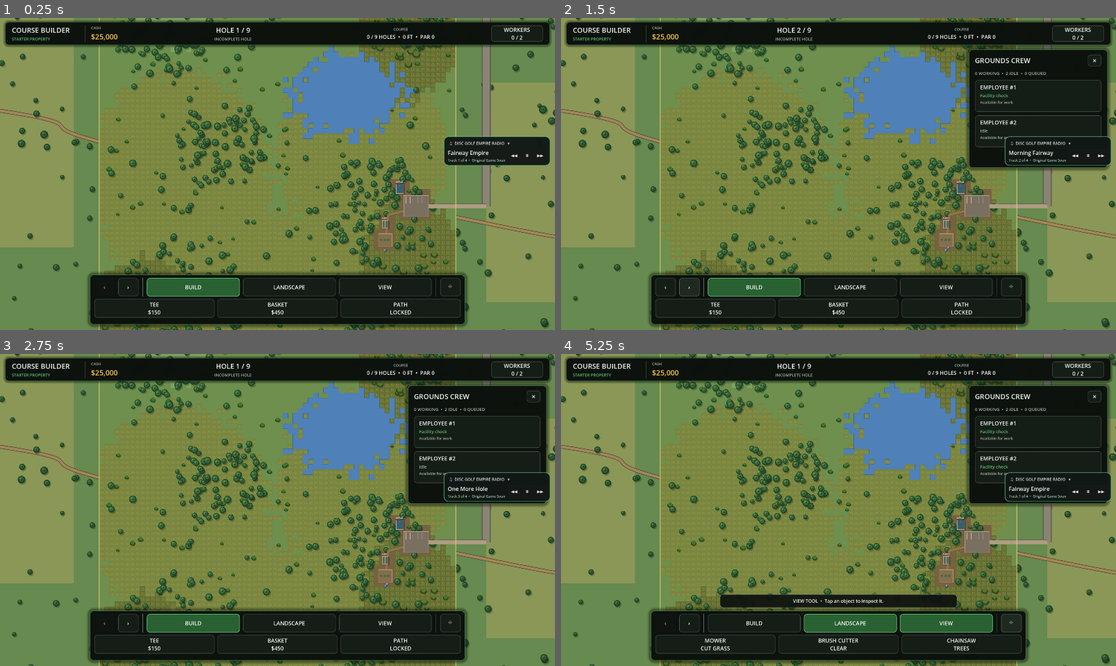
Above: before the commit, frames 1-4 (two rows, left to right).
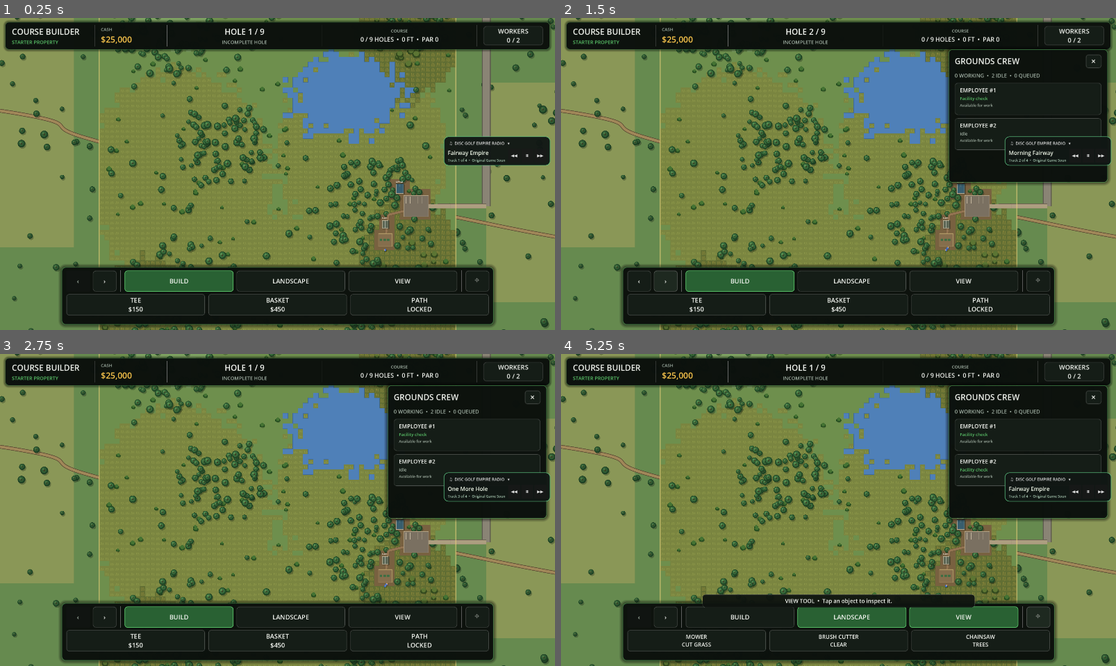
Above: after the commit, the same moments.

Repository: jmessierdg/disc-golf-empire
Game: Godot game, scene res://Main.tscn
Same seed, same stepped clock (60 frames per second), same inputs: the game is played once before the commit and once after it.
Inputs:
- Up to frame 1 (0.25 s): no input
- Up to frame 2 (1.5 s): click "WORKERS 0 / 2" at 0.5 s; click "›" at 1.25 s
- Up to frame 3 (2.75 s): click "‹" at 2 s
- Up to frame 4 (5.25 s): click "BUILD" at 2.75 s; click "LANDSCAPE" at 3.5 s; click "VIEW" at 4.25 s; click "⌖" at 5 s

The runs differ from the first frame. In frame 1, 9.4% of the frame differs, in the area x 0-100%, y 2-100%; in frame 2, 13%; in frame 3, 13%; in frame 4, 14%.

Commit message:
Update course_ui.gd

Diff:
--- a/course_ui.gd
+++ b/course_ui.gd
@@ -5,6 +5,8 @@
 # ==================================================
 # COLORS
 # ==================================================
+
+const UI_SCALE_FACTOR := 1.15
 
 const COLOR_PANEL := Color(0.045, 0.065, 0.05, 0.97)
 const COLOR_CARD := Color(0.085, 0.115, 0.09, 0.98)
@@ -208,11 +210,55 @@
 	create_pending_panel()
 	create_inspector()
 	create_crew_panel()
+	apply_ui_scale()
 
 
 # ==================================================
 # TOP HUD
 # ==================================================
+
+# ==================================================
+# ACCESSIBILITY / TOUCH TARGET SCALE
+# ==================================================
+
+func apply_ui_scale() -> void:
+	# Scale interface widgets, not the game world or camera.
+	# Each widget is visited once after the interface is constructed.
+	for child in get_children():
+		if child is Control:
+			scale_interface_branch(child)
+
+	# Increase the main panel footprints to accommodate larger text and touch targets.
+	if top_panel != null:
+		top_panel.offset_bottom = 110.0
+	if tool_dock != null:
+		tool_dock.offset_left = -747.5
+		tool_dock.offset_right = 747.5
+		tool_dock.offset_top = -218.0
+	if tooltip_panel != null:
+		tooltip_panel.offset_left = -471.5
+		tooltip_panel.offset_right = 471.5
+	if pending_panel != null:
+		pending_panel.offset_left = -333.5
+		pending_panel.offset_right = 333.5
+	if inspector_panel != null:
+		inspector_panel.offset_right = 743.0
+		inspector_panel.offset_top = -680.0
+	if crew_panel != null:
+		crew_panel.offset_left = -580.0
+		crew_panel.offset_bottom = 570.0
+
+func scale_interface_branch(widget: Control) -> void:
+	if widget.has_theme_font_size_override("font_size"):
+		var old_font_size: int = widget.get_theme_font_size("font_size")
+		widget.add_theme_font_size_override("font_size", int(ceil(float(old_font_size) * UI_SCALE_FACTOR)))
+	if widget.custom_minimum_size != Vector2.ZERO:
+		widget.custom_minimum_size *= UI_SCALE_FACTOR
+	for child in widget.get_children():
+		if child is Control:
+			scale_interface_branch(child)
+
+
 
 func create_top_hud() -> void:
 
